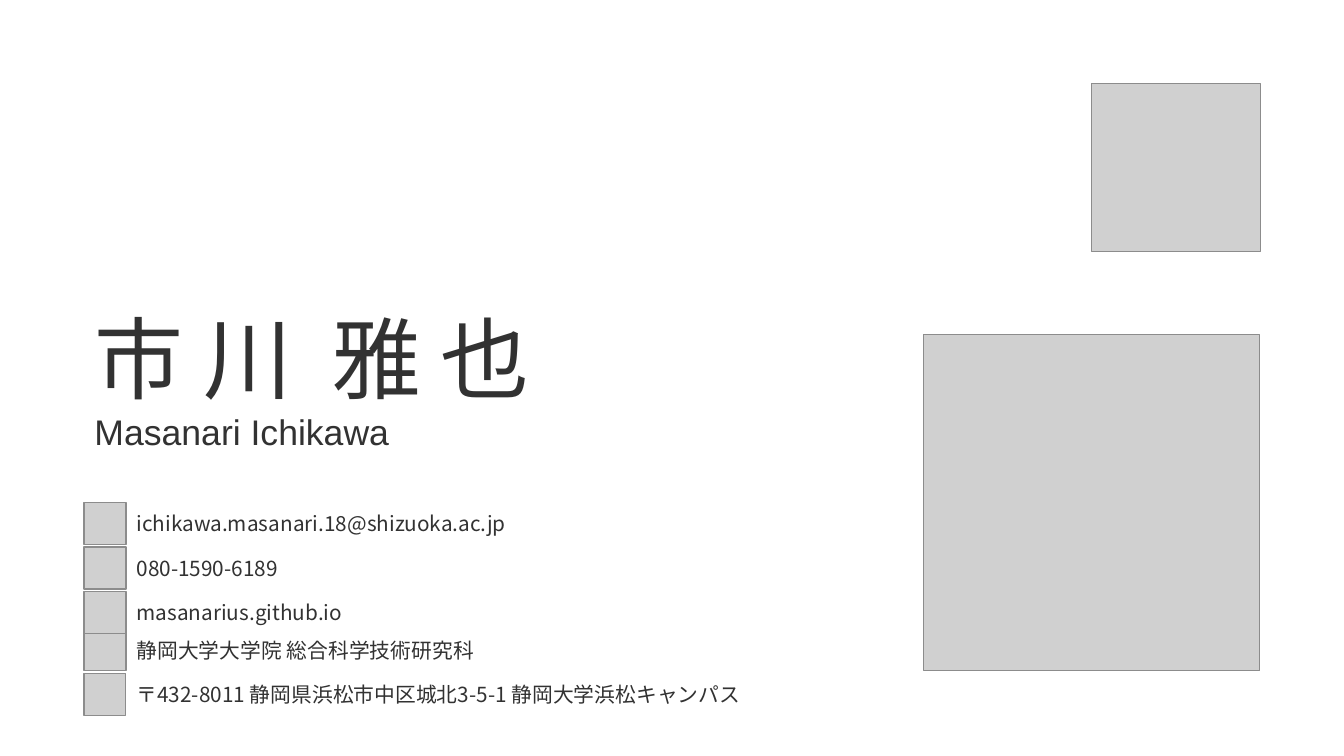
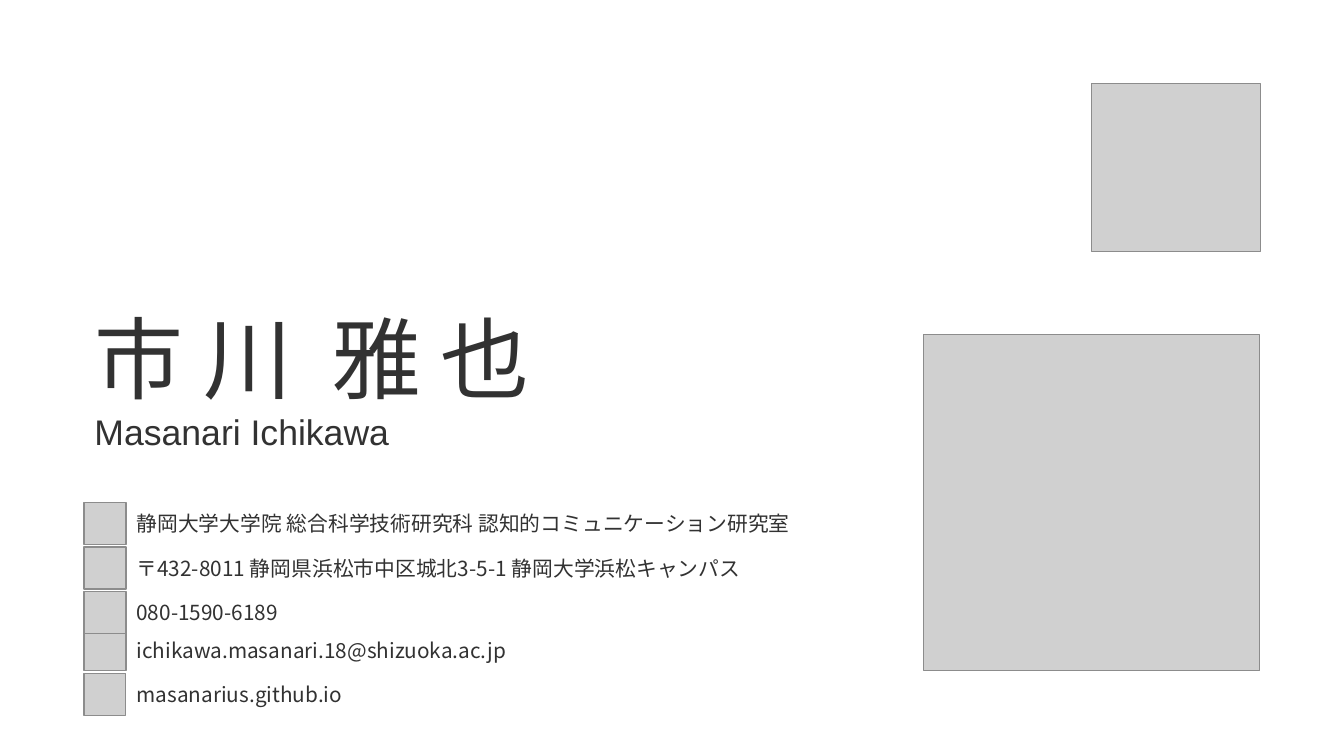
Before and after one commit to masanarius/masanarius.github.io, a slide deck: slide 5 of img/card/businesscard.pptx (slide 6 before the commit). Drawn at 1344x756 pixels with LibreOffice and Linux fonts; fonts in the diff are those of the drawing; grey boxes stand for pictures. Boxes give left, top, right and bottom in pixels: in the first picture for what was removed or moved away, otherwise in the second. Text is boxed around its words. In the diff, an @@ line names an element or a change of style, - is before the commit and + after.

```diff
--- a/img/card/businesscard.pptx
+++ b/img/card/businesscard.pptx
@@ text at (x1=136, y1=513, x2=789, y2=533): text changed @@
-ichikawa.masanari.18@shizuoka.ac.jp
+静岡大学大学院 総合科学技術研究科 認知的コミュニケーション研究室
@@ text at (x1=136, y1=558, x2=741, y2=578): text changed @@
-080-1590-6189
+〒432-8011 静岡県浜松市中区城北3-5-1 静岡大学浜松キャンパス
@@ text at (x1=136, y1=604, x2=277, y2=621): text changed @@
-masanarius.github.io
+080-1590-6189
@@ text at (x1=137, y1=641, x2=506, y2=663): text changed @@
-静岡大学大学院 総合科学技術研究科
+ichikawa.masanari.18@shizuoka.ac.jp
@@ text at (x1=136, y1=685, x2=342, y2=707): text changed @@
-〒432-8011 静岡県浜松市中区城北3-5-1 静岡大学浜松キャンパス
+masanarius.github.io
```
Also in this commit, not shown: 5 other slides changed, 8 other files.
